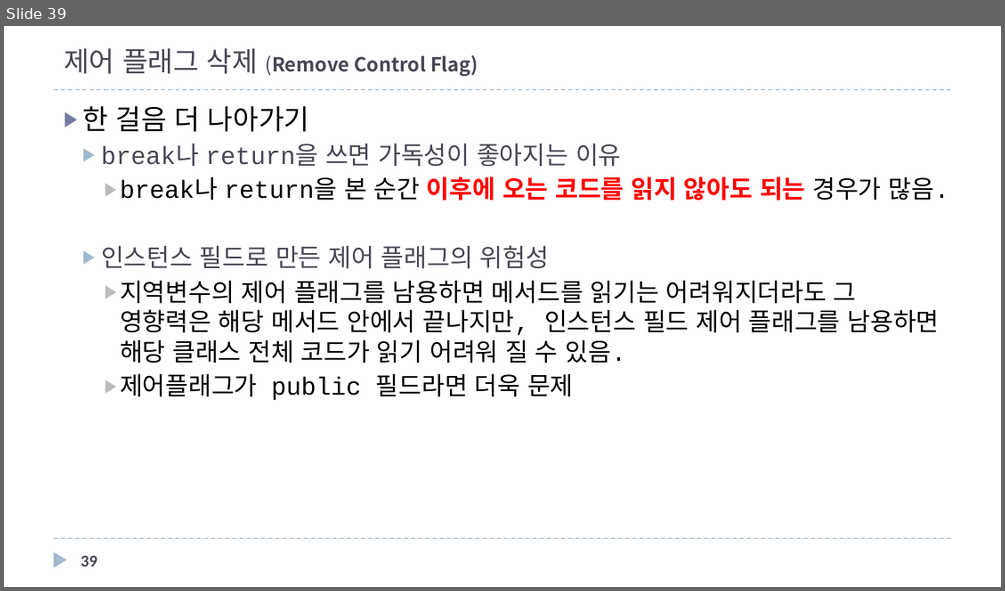
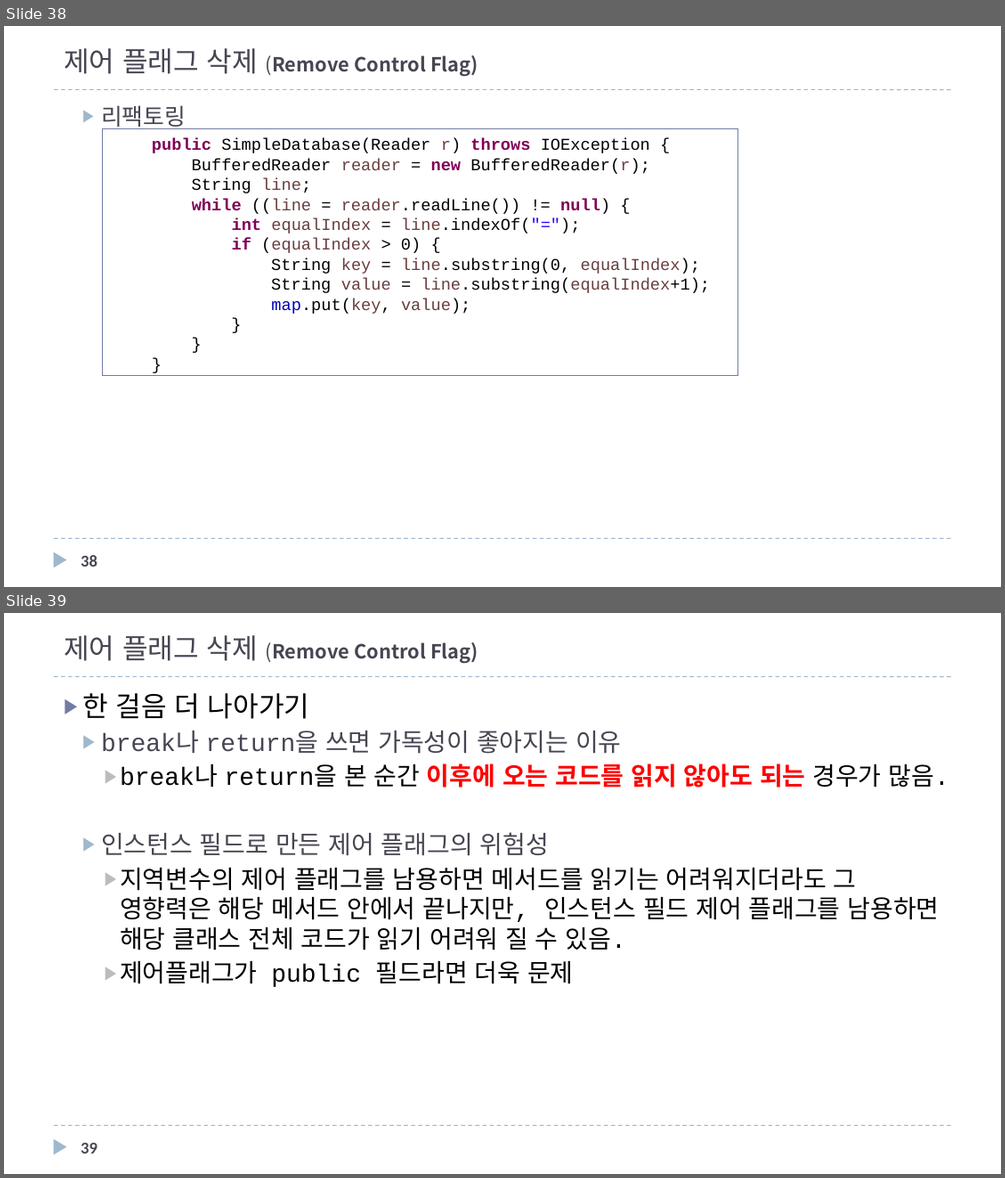
Before and after one commit to mkgungor/refactoring_java, a slide deck: ppt/자바로 배우는 리팩토링 입문.pptx. Shown one above the other, each under a label of ours: slide 39 before the commit, slides 38 and 39 after it. The pictures are 1005x591 and 1005x1178 pixels, drawn with LibreOffice and Linux fonts; fonts in the diff are those of the drawing. Boxes give left, top, right and bottom in pixels: in the first picture for what was removed or moved away, otherwise in the second. Text is boxed around its words. In the diff, an @@ line names an element or a change of style, - is before the commit and + after.

```diff
--- a/ppt/자바로 배우는 리팩토링 입문.pptx
+++ b/ppt/자바로 배우는 리팩토링 입문.pptx
@@ slide 38 added at box(4, 26, 1001, 587), background #FFFFFF; not listed: 3 template elements that a slide beside it also shows @@
@@ title added at box(64, 48, 478, 77), 14 pt, text #464653, bold @@
+제어 플래그 삭제 (Remove Control Flag)
@@ text added at box(101, 105, 186, 130), 16.6 pt, text #464653 @@
+  ▶ 리팩토링
@@ rectangle added at box(102, 128, 737, 375), outline #727CA3 0.75 pt, 12 pt, text #000000 @@
+public SimpleDatabase(Reader r) throws IOException {
+BufferedReader reader = new BufferedReader(r);
+String line;
+while ((line = reader.readLine()) != null) {
+int equalIndex = line.indexOf("=");
+if (equalIndex > 0) {
+String key = line.substring(0, equalIndex);
+String value = line.substring(equalIndex+1);
+map.put(key, value);
+}
+}
+}
@@ page number added at box(81, 555, 97, 566), 12 pt, text #464653, bold @@
+38
```
Also in this commit, not shown: 7 slides changed, 9 other slides added, 1 slide removed, 5 other files.
